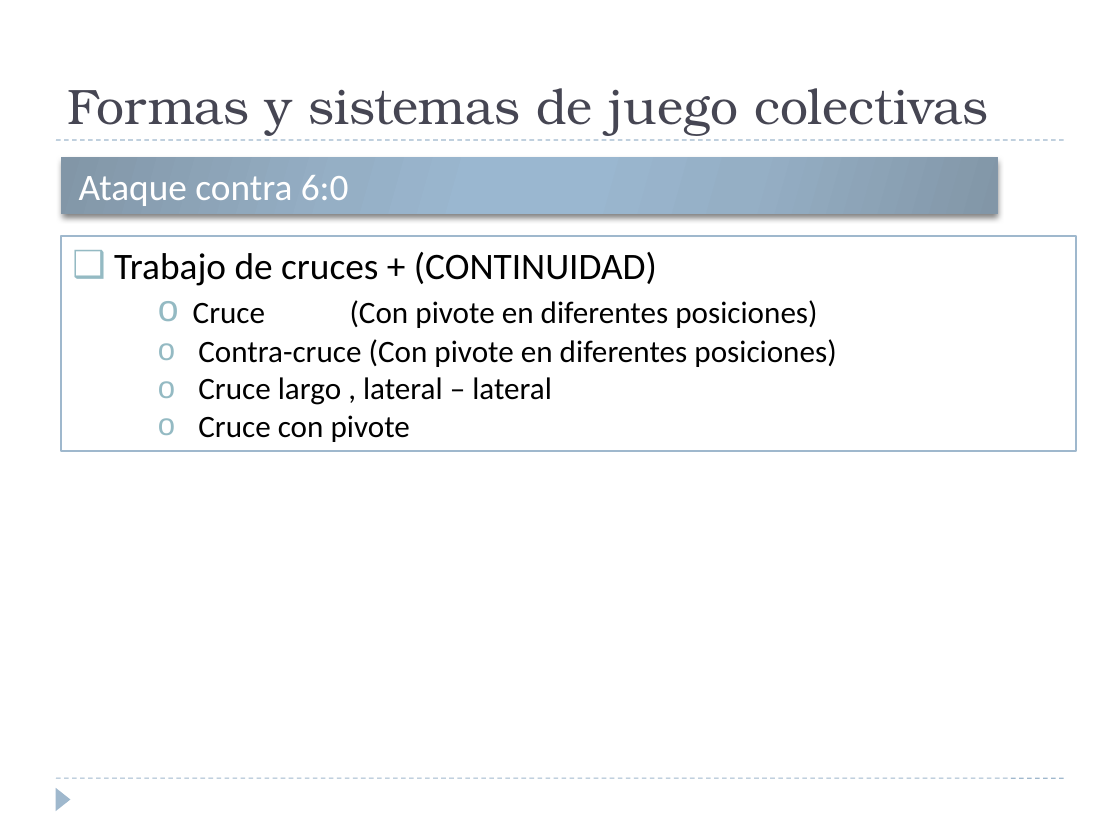
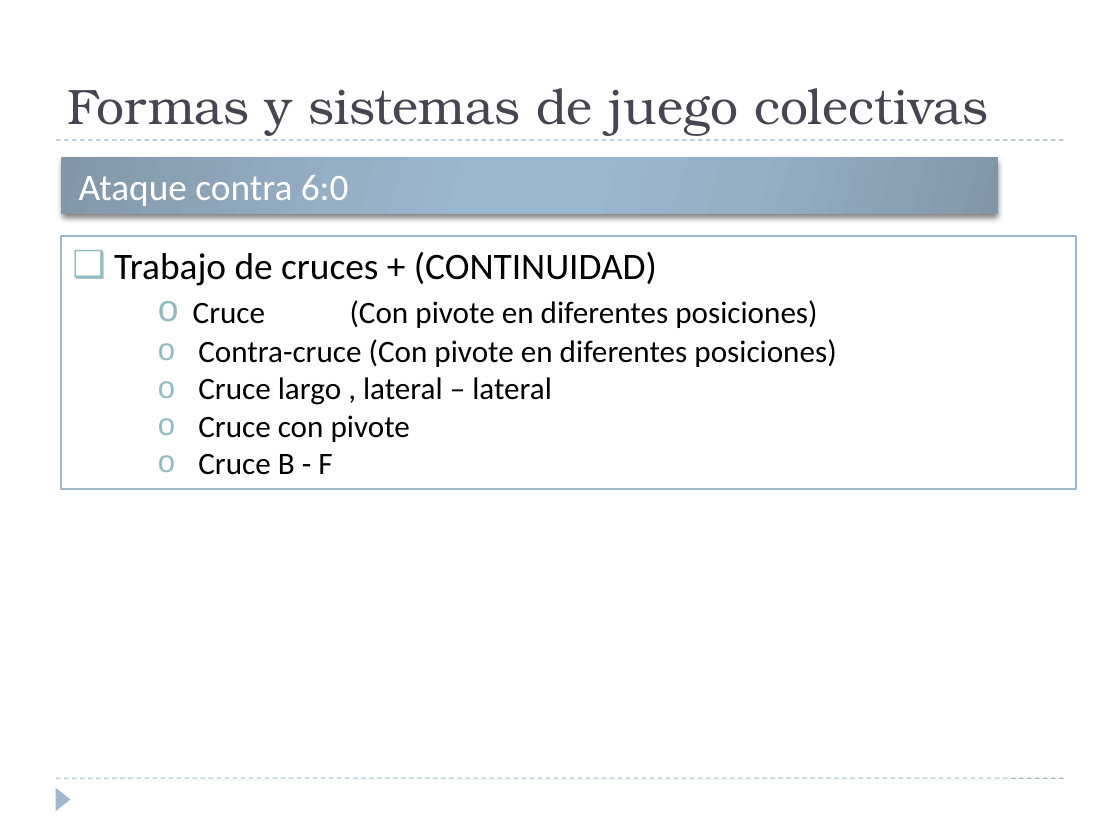
Before and after one commit to jahama/lbh_planificacion_temp_2011-12, a slide deck: slide 31 of ataque/modelo-juego-ofensivo.pptx (slide 13 before the commit). Drawn at 1120x840 pixels with LibreOffice and Linux fonts; fonts in the diff are those of the drawing. Boxes give left, top, right and bottom in pixels: in the first picture for what was removed or moved away, otherwise in the second. Text is boxed around its words. In the diff, an @@ line names an element or a change of style, - is before the commit and + after.

```diff
--- a/ataque/modelo-juego-ofensivo.pptx
+++ b/ataque/modelo-juego-ofensivo.pptx
@@ rectangle "Trabajo de cruces + (CONTINUIDAD)": place and size @@
-rectangle "Trabajo de cruces + (CONTINUIDAD)" at [62, 236, 1076, 451]
+rectangle "Trabajo de cruces + (CONTINUIDAD)" at [62, 236, 1076, 489]
@@ text in rectangle at [198, 454, 332, 475]: paragraph added @@
+    o Cruce B - F
```
Also in this commit, not shown: 6 other slides changed, 20 slides added, 2 other files.
